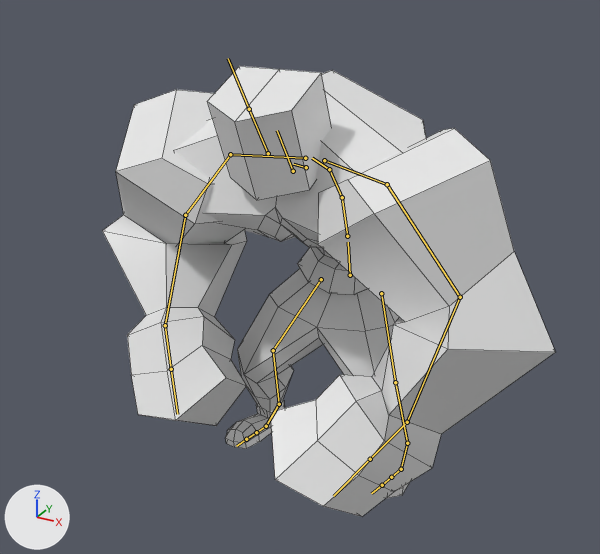
Renders of the FBX model Assets/Art/Player/ToughGuy.fbx from each side of a commit.
The view is the same before and after, from a 50 mm camera at (1.61, -3.46, 2.57) aimed at (0.05, -0.62, 1.16). Arrows for +X, +Y and +Z are at lower left; the lights stay in place. Both versions are drawn at frame 57 of the action 'Idle'; the numbers are the values there. The bones that bend it are drawn over the model as lines. Mesh edges are drawn as thin lines.

In view in the first picture: 'ToughGuy'.
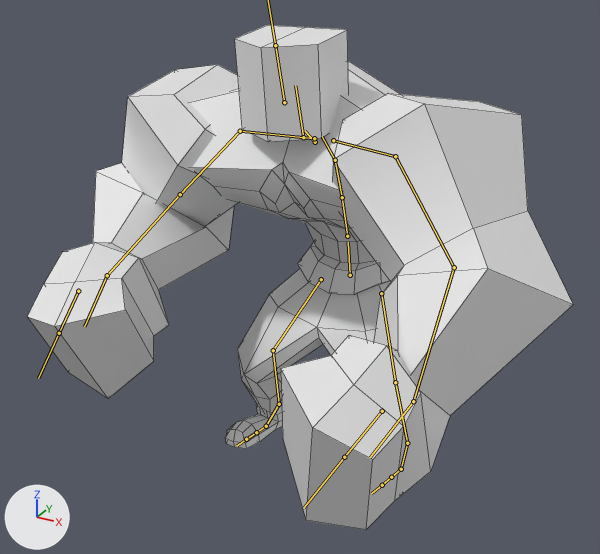
What differs and where, as boxes (x1, y1, x2, y2) in the pictures (600 x 554 px):
'ToughGuy', posed (21% wider, 12% taller): before (103, 66, 555, 517); after (27, 25, 573, 530)
bone 'Spine1', root to tip: before (342, 197) to (329, 169); after (342, 197) to (335, 160)
bone 'R_Arm', root to tip: before (230, 154) to (185, 215); after (240, 131) to (180, 194)
bone 'R_ForeArm', root to tip: before (185, 215) to (165, 325); after (180, 194) to (107, 275)
bone 'L_Arm', root to tip: before (387, 184) to (460, 297); after (395, 156) to (454, 267)
bone 'L_ForeArm', root to tip: before (460, 297) to (407, 422); after (454, 267) to (413, 401)

The edits, one by one:
Bone 'Spine1' (bone_spine1) turns from (18, 0, 1) to (2, 0, 1) degrees about its own x, y and z.
Bone 'R_Arm' (bone_r_arm) turns from (47, 22, -7) to (51, 27, 9) degrees about its own x, y and z.
Bone 'R_ForeArm' (bone_r_forearm) turns from (4, 18, -68) to (1, 23, -69) degrees about its own x, y and z.
Bone 'L_Arm' (bone_l_arm) turns from (27, -29, 18) to (26, -49, 14) degrees about its own x, y and z.
Bone 'L_ForeArm' (bone_l_forearm) turns from (18, -2, 53) to (17, -5, 36) degrees about its own x, y and z.
